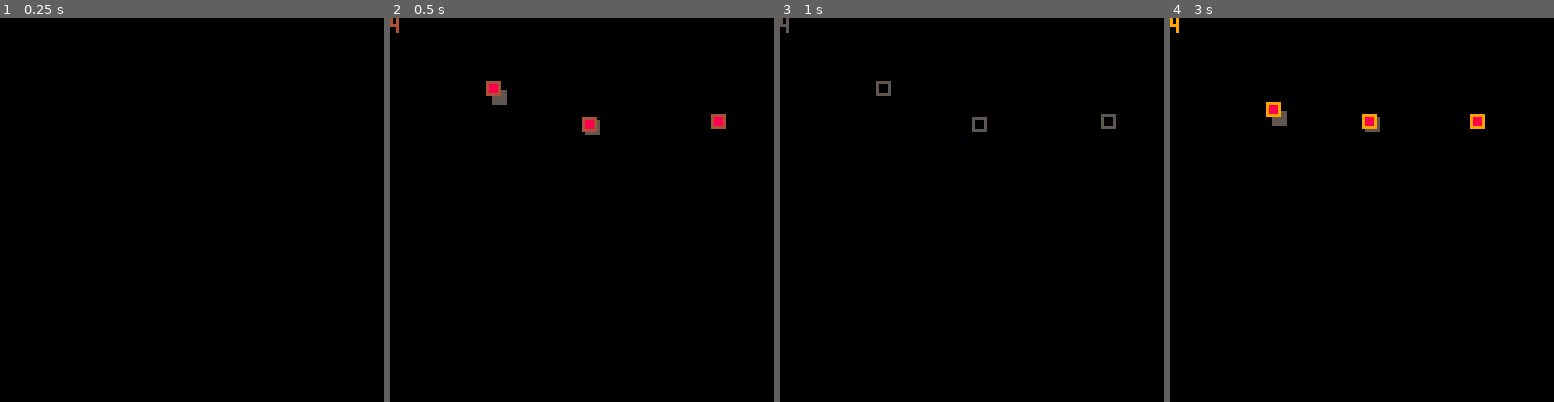
Above: before the commit, frames 1-4 (left to right).
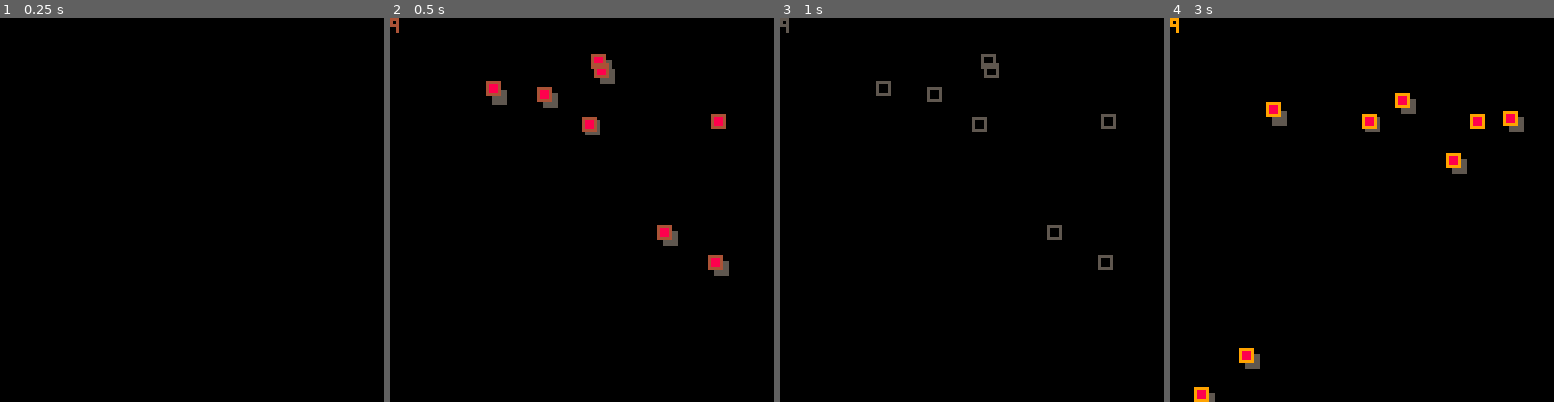
Above: after the commit, the same moments.

Repository: JunoNgx/p8-template
Game: PICO-8 cartridge template.p8
Same seed, same stepped clock (60 frames per second), same inputs: the game is played once before the commit and once after it.
Inputs:
- Up to frame 1 (0.25 s): no input
- Up to frame 2 (0.5 s): tap X (X key) at 0.33 s
- Up to frame 3 (1 s): no input
- Up to frame 4 (3 s): tap X (X key) at 1.07, 1.85, 2.97 s

Frame 1 is identical in both runs. In frame 2, 1.1% of the frame differs, in the area x 0-89%, y 0-68%; in frame 3, 0.5%; in frame 4, 1.2%, in the area x 0-93%, y 0-100%.

Commit message:
Add randomizer

Diff:
--- a/states/gameplayState.lua
+++ b/states/gameplayState.lua
@@ -16,11 +16,11 @@
 
 		add(world, Entity(96, 32, 1, 0))
 
-		-- for i=1,200 do
-		-- 	e = Entity(rnd(127), rnd(127), 0.5-rnd(), 0.5-rnd())
-		-- 	e.shadow = {x=2, y=2}
-		-- 		add(world, e)
-		-- end
+		for i=1, 5 do
+			e = Entity(rnd(127), rnd(127), 0.5-rnd(), 0.5-rnd())
+			e.shadow = {x=2, y=2}
+				add(world, e)
+		end
 
 		Timer(4, function()
 			add(world, Entity(12, 12, 1, 1))
